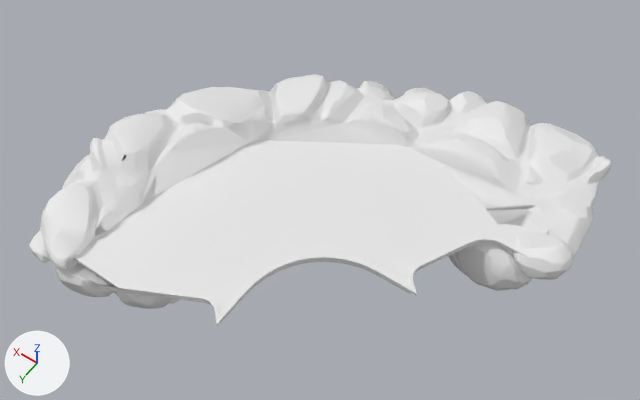
Before and after pictures for a commit that changed the FBX model csgo_addons/surf_castle/models/islands/island_8/island_8.fbx.
Both versions are drawn from a 50 mm lens placed at (-13.2, 17.6, 32.2), pointed at (2.3, -4.2, -2.1). The lights are fixed; the arrows at lower left show +X, +Y and +Z. Where no turn or scale is listed for an object, it has been applied to the vertices.

In view in the first picture: 'Cube.040', 'surf_trick_6.020'.
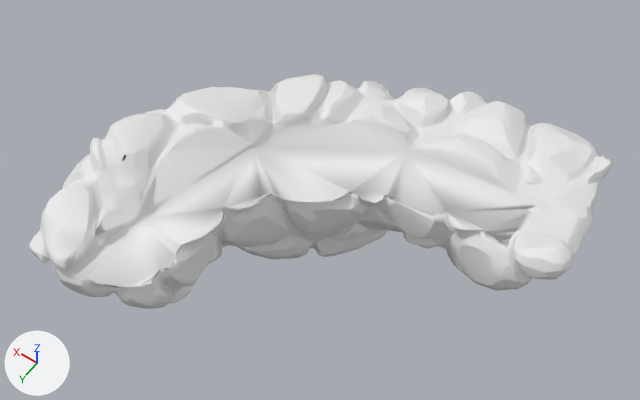
Boxes [x1, y1, x2, y2] around the edits, measured in the pictures (640 x 400 px):
'Cube.040', deleted: before [74, 140, 551, 326]

The change, as a diff of the scene's bpy script:
```diff
--- a/csgo_addons/surf_castle/models/islands/island_8/island_8.fbx.py
+++ b/csgo_addons/surf_castle/models/islands/island_8/island_8.fbx.py
@@ ob_cube_040 @@
-ob_cube_040 = bpy.data.objects.new('Cube.040', me_cube_012)
-ob_cube_040.location = (0.0, 0.0, 0.0)
```
